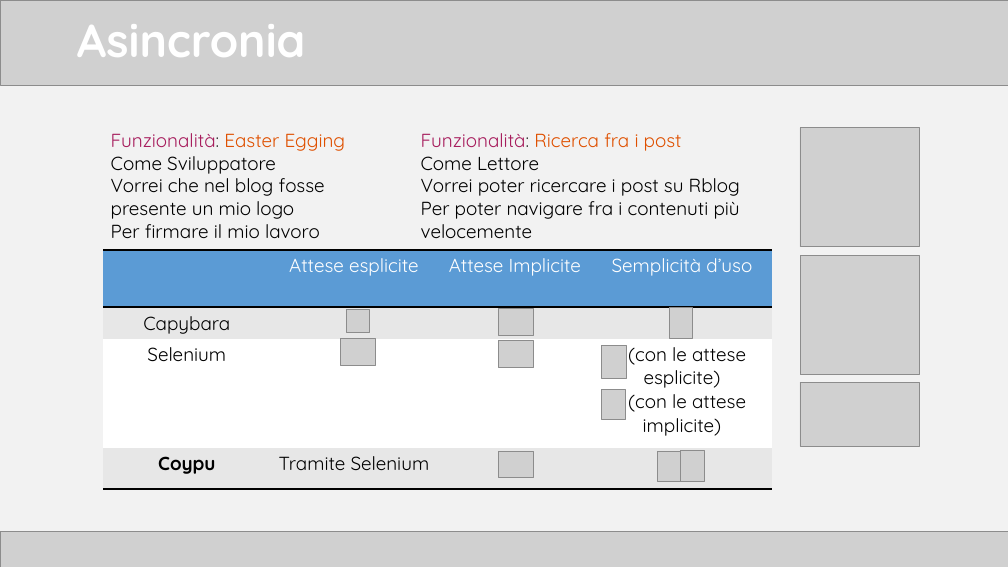
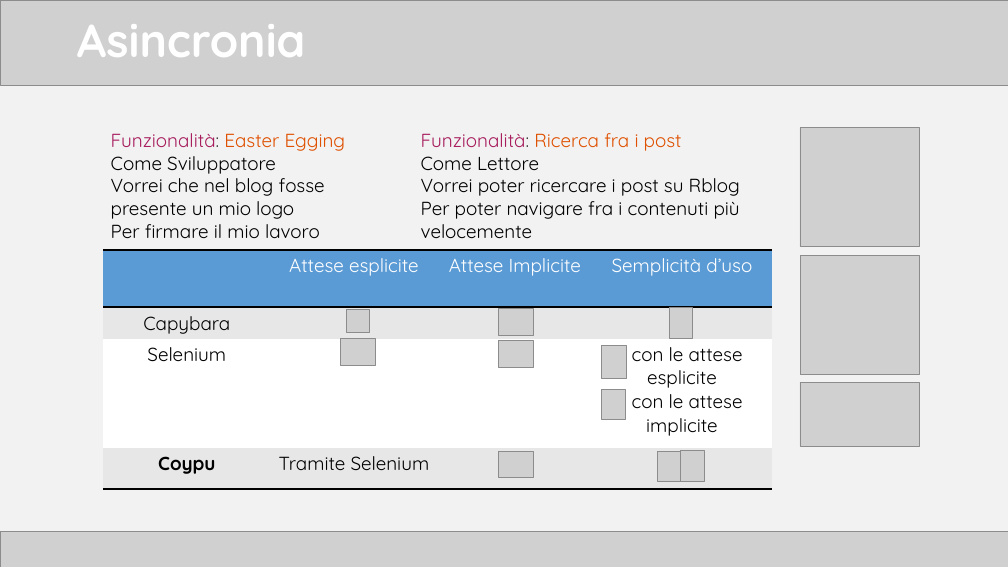
Before and after one commit to TTia/xblog-thesis, a slide deck: slide 19 of Presentazione.pptx. Drawn at 1008x567 pixels with LibreOffice and Linux fonts; fonts in the diff are those of the drawing; grey boxes stand for pictures. Boxes give left, top, right and bottom in pixels: in the first picture for what was removed or moved away, otherwise in the second. Text is boxed around its words. In the diff, an @@ line names an element or a change of style, - is before the commit and + after.

```diff
--- a/Presentazione.pptx
+++ b/Presentazione.pptx
@@ table at box(104, 250, 772, 500) @@
-row 3, column 4: (con le attese esplicite) / (con le attese implicite)
+row 3, column 4: con le attese esplicite / con le attese implicite
```
Also in this commit, not shown: 8 other slides changed, 4 other files.
